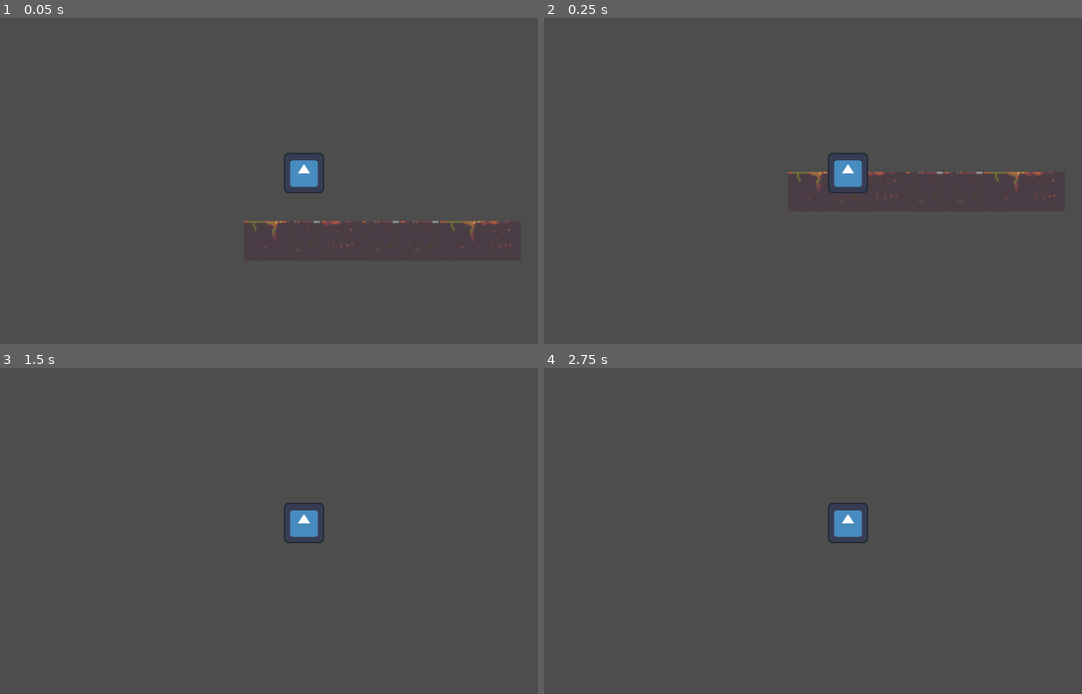
Above: before the commit, frames 1-4 (two rows, left to right).
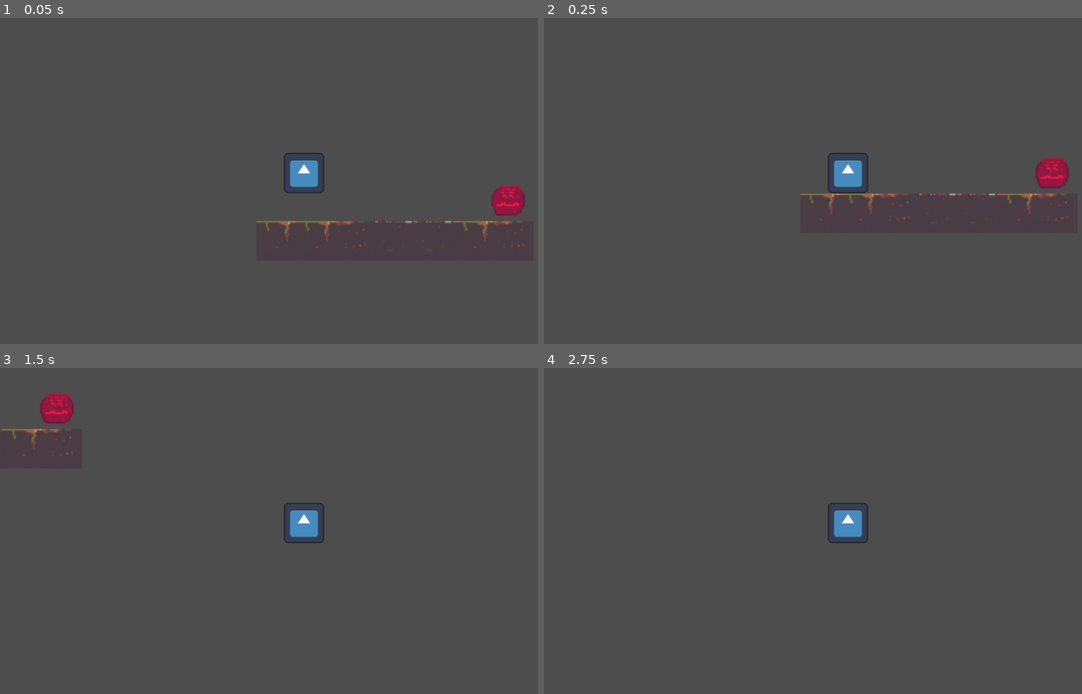
Above: after the commit, the same moments.

Repository: PuuKala/OllamaPC_test
Game: Godot game, scene res://game.tscn
Same seed, same stepped clock (60 frames per second), same inputs: the game is played once before the commit and once after it. The engine's default icon, where the game draws it, is replaced by a stand-in: a white triangle on a blue panel in a dark square.
Inputs:
- Up to frame 1 (0.05 s): no input
- Up to frame 2 (0.25 s): no input
- Up to frame 3 (1.5 s): tap Enter (ui_accept) at 0.5, 0.77 s; hold Right (ui_right) from 0.53 s (still down)
- Up to frame 4 (2.75 s): tap Enter (ui_accept) at 1.52, 2 s; release Right (ui_right) at 2.03 s; hold Left (ui_left) from 2.03 s (still down)

The runs differ from the first frame. In frame 1, 1.0% of the frame differs, in the area x 45-98%, y 51-71%; in frame 2, 1.3%, in the area x 45-98%, y 42-63%; in frame 3, 0.6%; in frame 4, less than 0.1%.

Commit message:
Testing out Ollama connection and parsing

Diff:
--- /dev/null
+++ b/OllamaPC.gd
@@ -0,0 +1,30 @@
+extends Area2D
+
+var http_request
+const URL = "http://127.0.0.1:11434/api/generate"
+
+# Called when the node enters the scene tree for the first time.
+func _ready():
+	http_request = HTTPRequest.new()
+	add_child(http_request)
+	http_request.request_completed.connect(self._on_request_completed)
+	var body = JSON.stringify({"model": "qwen:0.5b"})
+	http_request.request(URL, [], HTTPClient.METHOD_POST, body)
+	get_node("AnimatedSprite2D").play("default")
+
+func _on_request_completed(result, response_code, headers, body):
+	print("REQUEST COMPLETE!")
+	var json = JSON.parse_string(body.get_string_from_utf8())
+	print(json)
+
+# Called every frame. 'delta' is the elapsed time since the previous frame.
+func _process(delta):
+	pass
+
+
+func _on_player_talk():
+	var body = JSON.stringify({	"model": "qwen:0.5b",
+								"prompt": "Why is the sky blue?",
+								"stream": false})
+	http_request.request(URL, [], HTTPClient.METHOD_POST, body)
+	pass # Replace with function body.
--- a/Player.gd
+++ b/Player.gd
@@ -6,6 +6,8 @@
 
 # Get the gravity from the project settings to be synced with RigidBody nodes.
 var gravity = ProjectSettings.get_setting("physics/2d/default_gravity")
+
+signal talk
 
 
 func _physics_process(delta):
@@ -26,3 +28,8 @@
 		velocity.x = move_toward(velocity.x, 0, SPEED)
 
 	move_and_slide()
+
+
+func _on_ollama_pc_area_entered(area):
+	print("Entered", area)
+	talk.emit()
--- a/game.tscn
+++ b/game.tscn
@@ -1,10 +1,14 @@
-[gd_scene load_steps=11 format=3 uid="uid://no4ygap1wkgd"]
+[gd_scene load_steps=19 format=3 uid="uid://no4ygap1wkgd"]
 
-[ext_resource type="Texture2D" uid="uid://do0j7020e3t6a" path="res://sprites/cavetile2.png" id="1_gosdv"]
-[ext_resource type="Texture2D" uid="uid://ducw4spyqeixh" path="res://sprites/cavetile3.png" id="2_u4j40"]
-[ext_resource type="Texture2D" uid="uid://dxqrsaf5nqqxu" path="res://sprites/cavetile1.png" id="3_7cvlg"]
-[ext_resource type="Texture2D" uid="uid://bxlreye3k6tlq" path="res://icon.svg" id="4_1yxgs"]
+[ext_resource type="Texture2D" uid="uid://c4ufqmte73wj4" path="res://sprites/cavetile2.png" id="1_gosdv"]
+[ext_resource type="Texture2D" uid="uid://6yqtkufjhmmw" path="res://sprites/cavetile3.png" id="2_u4j40"]
+[ext_resource type="Texture2D" uid="uid://f5le0awt22jp" path="res://sprites/cavetile1.png" id="3_7cvlg"]
+[ext_resource type="Texture2D" uid="uid://dxfxs4ughfug8" path="res://icon.svg" id="4_1yxgs"]
 [ext_resource type="Script" path="res://Player.gd" id="4_uhswg"]
+[ext_resource type="Texture2D" uid="uid://bppswv8qvwkb4" path="res://sprites/LlamaPC2.png" id="6_eqiny"]
+[ext_resource type="Script" path="res://OllamaPC.gd" id="6_tiqqt"]
+[ext_resource type="Texture2D" uid="uid://c0xp5wuddrloh" path="res://sprites/LlamaPC1.png" id="7_g4pj2"]
+[ext_resource type="Texture2D" uid="uid://bfsx88wh636gm" path="res://sprites/LlamaPC3.png" id="8_rf1ey"]
 
 [sub_resource type="TileSetAtlasSource" id="TileSetAtlasSource_epj1y"]
 texture = ExtResource("1_gosdv")
@@ -12,6 +16,7 @@
 0:0/0 = 0
 0:0/0/physics_layer_0/linear_velocity = Vector2(0, 0)
 0:0/0/physics_layer_0/angular_velocity = 0.0
+0:0/0/physics_layer_0/polygon_0/points = PackedVector2Array(-12.5, -12.5, 12.5, -12.5, 12.5, 12.5, -12.5, 12.5)
 
 [sub_resource type="TileSetAtlasSource" id="TileSetAtlasSource_a38nb"]
 texture = ExtResource("2_u4j40")
@@ -19,6 +24,7 @@
 0:0/0 = 0
 0:0/0/physics_layer_0/linear_velocity = Vector2(0, 0)
 0:0/0/physics_layer_0/angular_velocity = 0.0
+0:0/0/physics_layer_0/polygon_0/points = PackedVector2Array(-12.5, -12.5, 12.5, -12.5, 12.5, 12.5, -12.5, 12.5)
 
 [sub_resource type="TileSetAtlasSource" id="TileSetAtlasSource_ydkom"]
 texture = ExtResource("3_7cvlg")
@@ -26,11 +32,11 @@
 0:0/0 = 0
 0:0/0/physics_layer_0/linear_velocity = Vector2(0, 0)
 0:0/0/physics_layer_0/angular_velocity = 0.0
+0:0/0/physics_layer_0/polygon_0/points = PackedVector2Array(-12.5, -12.5, 12.5, -12.5, 12.5, 12.5, -12.5, 12.5)
 
 [sub_resource type="TileSet" id="TileSet_e6rs6"]
 tile_size = Vector2i(25, 25)
 physics_layer_0/collision_layer = 1
-physics_layer_0/collision_mask = 2
 sources/3 = SubResource("TileSetAtlasSource_epj1y")
 sources/4 = SubResource("TileSetAtlasSource_a38nb")
 sources/5 = SubResource("TileSetAtlasSource_ydkom")
@@ -46,16 +52,59 @@
 "speed": 5.0
 }]
 
+[sub_resource type="RectangleShape2D" id="RectangleShape2D_cmnif"]
+size = Vector2(26, 26)
+
+[sub_resource type="RectangleShape2D" id="RectangleShape2D_2enwj"]
+size = Vector2(6, 6)
+
+[sub_resource type="SpriteFrames" id="SpriteFrames_ri5f8"]
+animations = [{
+"frames": [{
+"duration": 1.0,
+"texture": ExtResource("8_rf1ey")
+}, {
+"duration": 1.0,
+"texture": ExtResource("6_eqiny")
+}, {
+"duration": 1.0,
+"texture": ExtResource("6_eqiny")
+}],
+"loop": true,
+"name": &"default",
+"speed": 5.0
+}, {
+"frames": [{
+"duration": 1.0,
+"texture": ExtResource("7_g4pj2")
+}, {
+"duration": 1.0,
+"texture": ExtResource("6_eqiny")
+}, {
+"duration": 1.0,
+"texture": ExtResource("7_g4pj2")
+}, {
+"duration": 1.0,
+"texture": ExtResource("8_rf1ey")
+}],
+"loop": true,
+"name": &"talk",
+"speed": 5.0
+}]
+
+[sub_resource type="RectangleShape2D" id="RectangleShape2D_rr8tq"]
+size = Vector2(22, 23)
+
 [node name="Node2D" type="Node2D"]
 
 [node name="GroundTileMap" type="TileMap" parent="."]
 tile_set = SubResource("TileSet_e6rs6")
 format = 2
-layer_0/tile_data = PackedInt32Array(0, 3, 0, 4, 4, 0, 5, 3, 0, 6, 5, 0, 1, 4, 0, 2, 5, 0, 3, 4, 0)
+layer_0/tile_data = PackedInt32Array(0, 3, 0, 4, 4, 0, 5, 3, 0, 6, 5, 0, 2, 5, 0, 3, 4, 0, 1, 3, 0)
 
 [node name="Player" type="CharacterBody2D" parent="."]
-position = Vector2(38, -32)
-collision_layer = 2
+z_index = 1
+position = Vector2(30, -32)
 script = ExtResource("4_uhswg")
 
 [node name="AnimatedSprite2D" type="AnimatedSprite2D" parent="Player"]
@@ -66,7 +115,26 @@
 zoom = Vector2(3, 3)
 
 [node name="CollisionShape2D" type="CollisionShape2D" parent="Player"]
+shape = SubResource("RectangleShape2D_cmnif")
 
-[node name="OllamaPC" type="StaticBody2D" parent="."]
+[node name="ActBox" type="Area2D" parent="Player"]
+
+[node name="CollisionShape2D" type="CollisionShape2D" parent="Player/ActBox"]
+shape = SubResource("RectangleShape2D_2enwj")
+debug_color = Color(0.886275, 0.329412, 0.0196078, 0.419608)
+
+[node name="OllamaPC" type="Area2D" parent="."]
+z_index = -1
+position = Vector2(160, -12)
+script = ExtResource("6_tiqqt")
 
 [node name="AnimatedSprite2D" type="AnimatedSprite2D" parent="OllamaPC"]
+sprite_frames = SubResource("SpriteFrames_ri5f8")
+frame_progress = 0.856942
+
+[node name="CollisionShape2D" type="CollisionShape2D" parent="OllamaPC"]
+position = Vector2(-1, 0.5)
+shape = SubResource("RectangleShape2D_rr8tq")
+
+[connection signal="talk" from="Player" to="OllamaPC" method="_on_player_talk"]
+[connection signal="area_entered" from="OllamaPC" to="Player" method="_on_ollama_pc_area_entered"]
Binary file added: sprites/LlamaPC1.png
Binary file added: sprites/LlamaPC2.png
Binary file added: sprites/LlamaPC3.png
